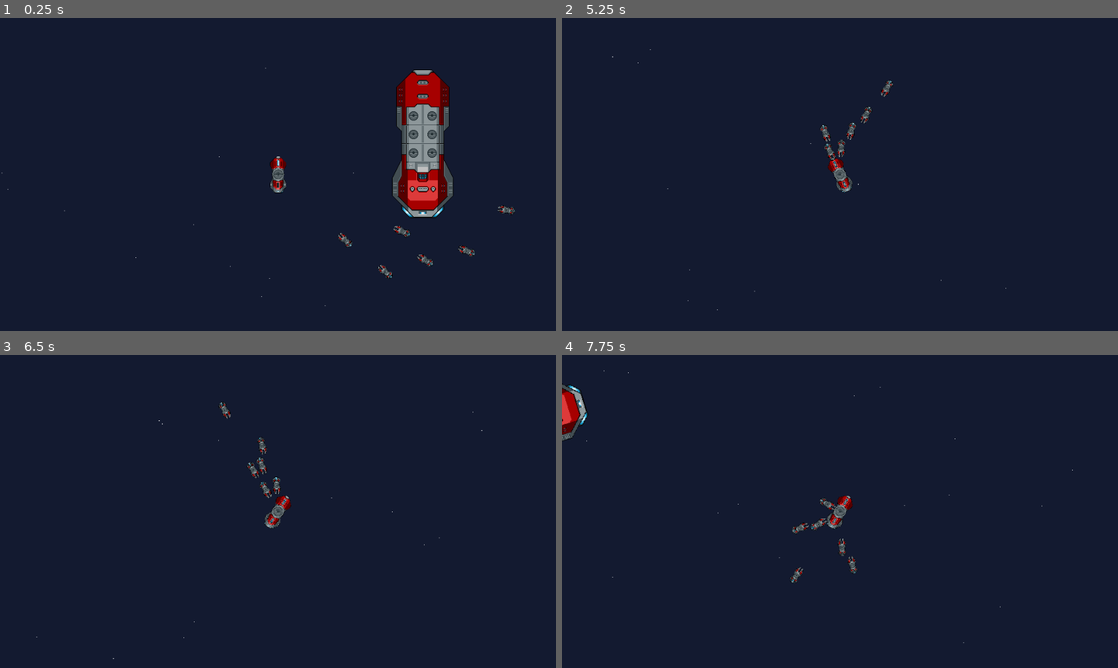
Above: before the commit, frames 1-4 (two rows, left to right).
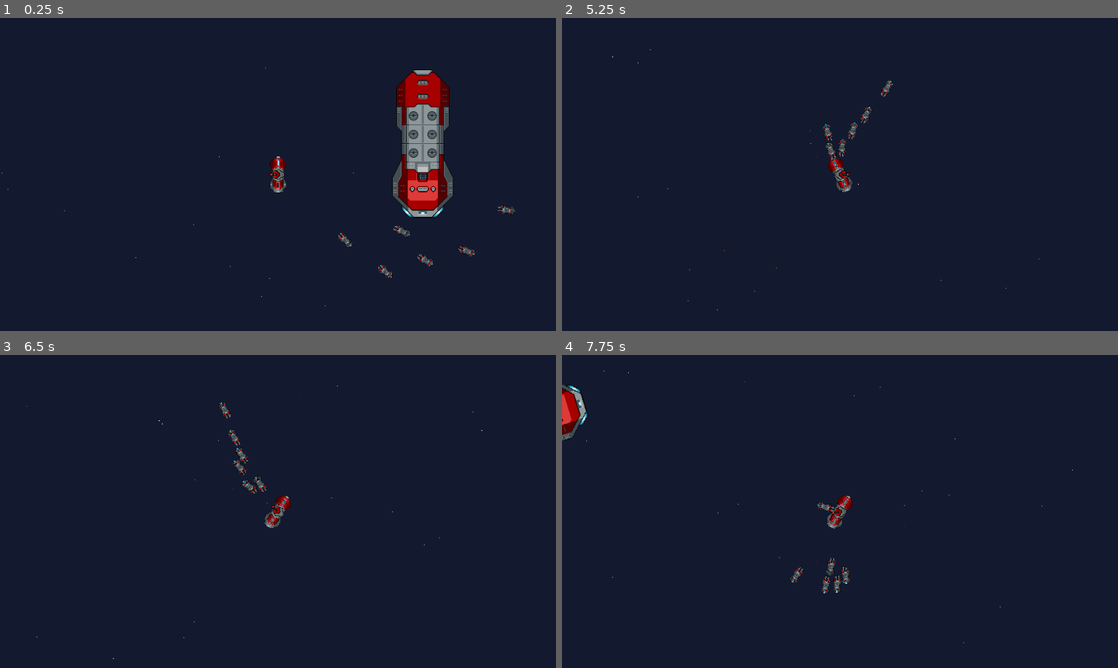
Above: after the commit, the same moments.

Repository: Ninesliced/gdc_project
Game: Godot game, scene res://scenes/main.tscn
The game is run twice, just before and just after one commit, with the same random seed, the same clock (stepped at 60 frames per second) and the same inputs. The engine's default icon, where the game draws it, is replaced by a stand-in: a white triangle on a blue panel in a dark square.
Inputs (mouse positions are in pixels of both pictures, inside the frame that each line leads up to):
- Up to frame 1 (0.25 s): no input
- Up to frame 2 (5.25 s): move the mouse to (962, 158) at 0.52 s; hold D (right) 0.53-1.28 s; move the mouse to (728, 190) at 1.27 s; hold S (down) 1.28-2.03 s; move the mouse to (895, 105) at 2.02 s; hold D (right) 2.03-2.78 s; move the mouse to (812, 237) at 2.77 s; hold W (up) 2.78-3.53 s; move the mouse to (1006, 221) at 3.52 s; hold A (left) 3.53-5.03 s; move the mouse to (673, 127) at 4.27 s; move the mouse to (867, 174) at 5.02 s; hold S (down) from 5.03 s (still down)
- Up to frame 3 (6.5 s): move the mouse to (194, 433) at 5.77 s; release S (down) at 5.78 s; hold D (right) from 5.78 s (still down)
- Up to frame 4 (7.75 s): move the mouse to (962, 495) at 6.52 s; release D (right) at 6.53 s; hold W (up) 6.53-7.28 s; move the mouse to (728, 527) at 7.27 s; hold D (right) from 7.28 s (still down)

The runs differ from the first frame. In frame 1, less than 0.1% of the frame differs, in the area x 48-52%, y 48-52%; in frame 2, 0.3%; in frame 3, 0.6%, in the area x 4-61%, y 9-52%; in frame 4, 0.6%.

Commit message:
add: weapon system

Diff:
--- a/entities/generic/bullet.gd
+++ b/entities/generic/bullet.gd
@@ -1,5 +1,6 @@
 extends CharacterBody2D
 
+class_name Bullet
 
 @export var direction: Vector2 = Vector2(1, 0):
 	set(value):
@@ -11,6 +12,10 @@
 		speed = value
 		update_velocity()
 
+@export var damage := 5.0
+
+var target_enemy := true
+
 func update_velocity() -> void:
 	velocity.x = direction.x * speed
 	velocity.y = direction.y * speed
@@ -20,3 +25,17 @@
 
 func _physics_process(_delta: float) -> void:
 	move_and_slide()
+
+func _on_area_2d_body_entered(body: Node2D) -> void:
+	if body is Enemy and target_enemy:
+		var enemy: Enemy = body as Enemy
+		enemy.health_component.damage(damage)
+		queue_free()
+
+	if body is Player and not target_enemy:
+		var player: Player = body as Player
+		# player.health_component.damage(damage)
+		queue_free()
+
+func _on_timer_timeout() -> void:
+	queue_free()
--- a/entities/generic/bullet.tscn
+++ b/entities/generic/bullet.tscn
@@ -1,16 +1,28 @@
 [gd_scene load_steps=4 format=3 uid="uid://dpyx7hf8384hb"]
 
-[ext_resource type="Texture2D" uid="uid://brnwunjep1air" path="res://icon.svg" id="1_7o7fl"]
 [ext_resource type="Script" path="res://entities/generic/bullet.gd" id="1_xvlya"]
+[ext_resource type="Texture2D" uid="uid://dofhmagtkdahc" path="res://assets/space_breaker_asset/Weapons/Small/Cannon/turret_01_bullet_01.png" id="2_2pdi6"]
 
 [sub_resource type="RectangleShape2D" id="RectangleShape2D_pqpgu"]
+size = Vector2(1.5, 2)
 
 [node name="Bullet" type="CharacterBody2D"]
 script = ExtResource("1_xvlya")
 
 [node name="Sprite" type="Sprite2D" parent="."]
 scale = Vector2(0.195312, 0.179688)
-texture = ExtResource("1_7o7fl")
+texture = ExtResource("2_2pdi6")
 
-[node name="Collision" type="CollisionShape2D" parent="."]
+[node name="Area2D" type="Area2D" parent="."]
+
+[node name="Collision" type="CollisionShape2D" parent="Area2D"]
+rotation = -0.000177632
 shape = SubResource("RectangleShape2D_pqpgu")
+
+[node name="Timer" type="Timer" parent="."]
+wait_time = 5.0
+one_shot = true
+autostart = true
+
+[connection signal="body_entered" from="Area2D" to="." method="_on_area_2d_body_entered"]
+[connection signal="timeout" from="Timer" to="." method="_on_timer_timeout"]
--- /dev/null
+++ b/entities/generic/weapon.gd
@@ -0,0 +1,24 @@
+extends Node2D
+
+@export var direction: Vector2 = Vector2(1, 0)
+@export var rotation_speed: float = 0.1
+
+@export var bullet: PackedScene = load("res://entities/generic/bullet.tscn")
+@export var damage := 5.0
+
+func _process(delta: float) -> void:
+	var mouse_pos = get_global_mouse_position()
+	direction = (mouse_pos - global_position).normalized()
+	global_rotation = direction.angle()
+
+
+func _on_timer_timeout() -> void:
+	if bullet == null:
+		return
+
+	var instance: Bullet = bullet.instantiate() as Bullet
+	instance.global_position = global_position
+	instance.rotation = rotation
+	instance.direction = direction
+	instance.damage = damage
+	get_tree().current_scene.add_child(instance)
--- /dev/null
+++ b/entities/generic/weapon.tscn
@@ -0,0 +1,17 @@
+[gd_scene load_steps=3 format=3 uid="uid://dgo7t0jmq53j0"]
+
+[ext_resource type="Script" path="res://entities/generic/weapon.gd" id="1_lgbee"]
+[ext_resource type="Texture2D" uid="uid://djmvkln3iwmri" path="res://assets/space_breaker_asset/Weapons/Small/Cannon/turret_01_mk1.png" id="1_tsxf7"]
+
+[node name="Weapon" type="Node2D"]
+script = ExtResource("1_lgbee")
+
+[node name="Sprite" type="Sprite2D" parent="."]
+rotation = 1.5708
+texture = ExtResource("1_tsxf7")
+
+[node name="Timer" type="Timer" parent="."]
+wait_time = 0.2
+autostart = true
+
+[connection signal="timeout" from="Timer" to="." method="_on_timer_timeout"]
--- a/scenes/main.tscn
+++ b/scenes/main.tscn
@@ -1,14 +1,19 @@
-[gd_scene load_steps=4 format=3 uid="uid://dd8w5pst3howw"]
+[gd_scene load_steps=5 format=3 uid="uid://brvbeliklg4pq"]
 
 [ext_resource type="PackedScene" uid="uid://dy30yy5axn8vr" path="res://entities/player/turn_ship.tscn" id="1_uhlg2"]
 [ext_resource type="Texture2D" uid="uid://da5no17h7cchy" path="res://assets/space_breaker_asset/Ships/Big/body_01.png" id="2_irioc"]
+[ext_resource type="PackedScene" uid="uid://dgo7t0jmq53j0" path="res://entities/generic/weapon.tscn" id="2_mkvc0"]
 [ext_resource type="PackedScene" uid="uid://g2o8ee42dabs" path="res://entities/enemies/enemies.tscn" id="3_pgnfy"]
 
 [node name="main" type="Node2D"]
 
-[node name="CharacterBody2D" parent="." instance=ExtResource("1_uhlg2")]
+[node name="Player" parent="." instance=ExtResource("1_uhlg2")]
 position = Vector2(271, 351)
 collision_mask = 0
+
+[node name="canon" parent="Player" instance=ExtResource("2_mkvc0")]
+position = Vector2(1, 3.05176e-05)
+rotation = 0.230849
 
 [node name="Body01" type="Sprite2D" parent="."]
 position = Vector2(521, 298)
